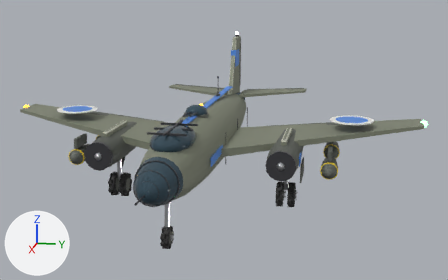
The glTF model assets/models/bomber_blue.glb: old version first, new version second.
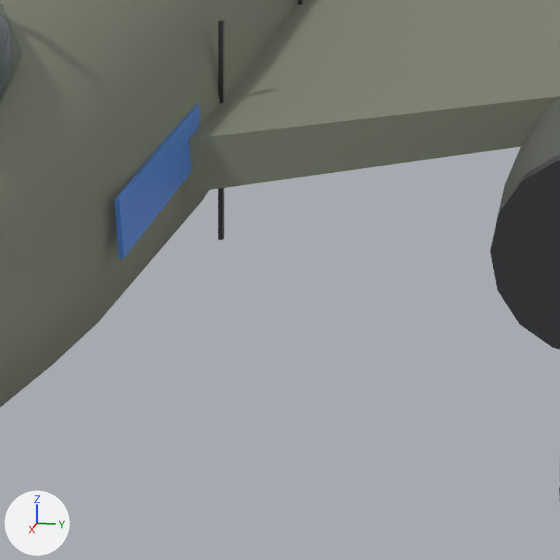
Old and new are each drawn whole from a camera (50 mm lens) standing at (9.51, 2.21, 3.3) and looking at (-0.08, 0.29, 0.9) and again close up on the part from 43% to 62% of the width and 46% to 75% of the height. The lights are fixed; the arrows at lower left show +X, +Y and +Z. The older version's two pictures come first. Where no turn or scale is listed for an object, it has been applied to the vertices. Vertices at exactly the same position are counted once.

The first close-up shows 'Body'.
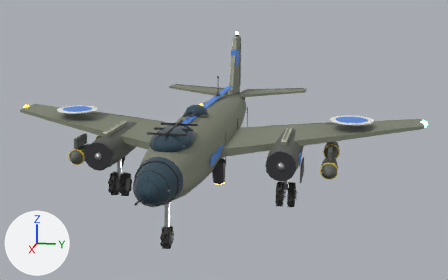
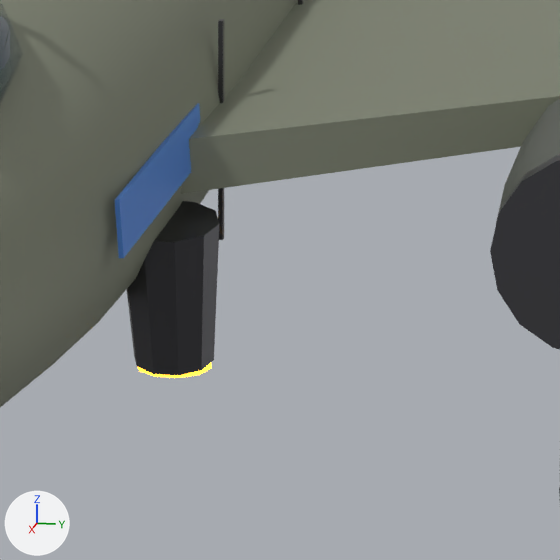
What differs and where, as boxes [x1, y1, x2, y2] in the close-ups (560 x 560 px):
'Body', reshaped: before [0, 0, 560, 493]; after [0, 0, 560, 407]
part 1 of me_body, added: after [138, 363, 211, 378]
part 2 of me_body, added: after [127, 201, 219, 375]

What the commit changed:
me_body is used by ob_body; location (0.0, 0.0, 0.0).
me_body had 4558 vertices, 8014 faces and spanned x -3.6..3.4, y -3.48..3.48, z 0.0..2.46.
me_body now has 2936 vertices, 5438 faces and spans x -3.6..3.4, y -3.48..3.48, z 0.47..2.46.
me_body part 1: a new loose piece, a 10-sided cylinder along z spanning x 0.872..1.028, y 0.337..0.502, z 0.51..0.53, in mat_warninglight (orange #ffb33f, glowing orange #ffaa27).
me_body part 2: a new loose piece of 20 vertices spanning x 0.87..1.1, y 0.31..0.53, z 0.52..0.87, in mat_gunmetal (dark grey #59595d).
Other edits to the shape of me_body do not show in these pictures.
